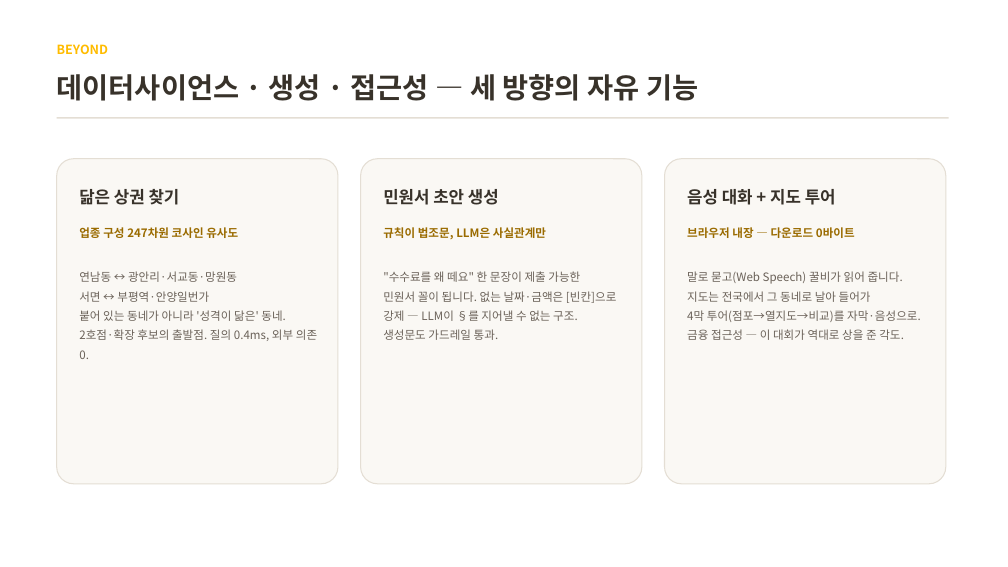
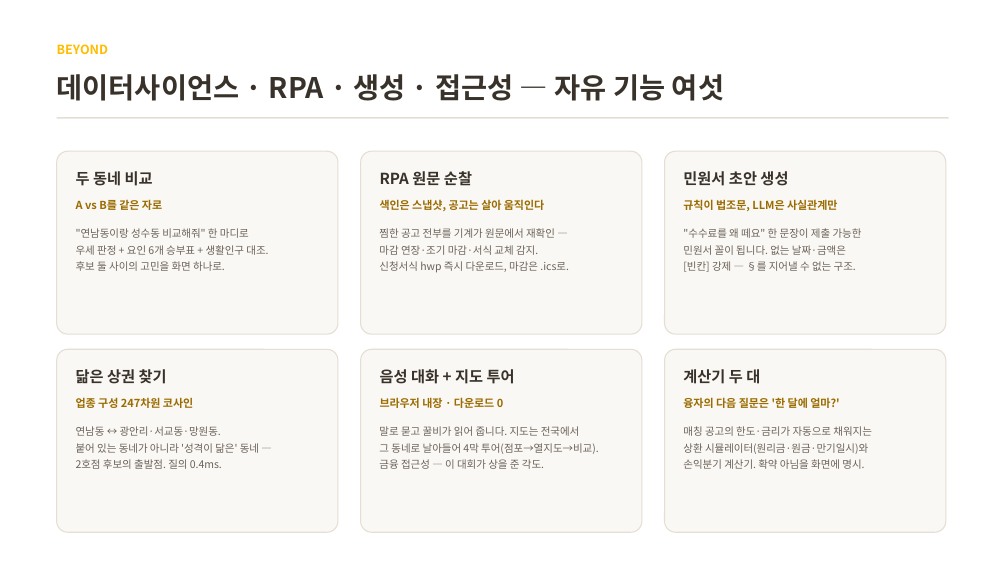
Before and after one commit to BioCode67/kb-kkulbee-smallbiz-multiagent, a slide deck: slide 9 of docs/꿀비_기술설명서.pptx. Drawn at 1008x567 pixels with LibreOffice and Linux fonts; fonts in the diff are those of the drawing. Boxes give left, top, right and bottom in pixels: in the first picture for what was removed or moved away, otherwise in the second. Text is boxed around its words. In the diff, an @@ line names an element or a change of style, - is before the commit and + after.

```diff
--- a/docs/꿀비_기술설명서.pptx
+++ b/docs/꿀비_기술설명서.pptx
@@ text at (57,74,724,101): text changed @@
-데이터사이언스 · 생성 · 접근성 — 세 방향의 자유 기능
+데이터사이언스 · RPA · 생성 · 접근성 — 자유 기능 여섯
@@ rounded rectangle: place and size @@
-rounded rectangle at (57,159,338,484)
+rounded rectangle at (57,151,338,334)
@@ text added at (76,171,153,186), 14.5 pt, text #38322A, bold @@
+두 동네 비교
@@ rounded rectangle: place and size @@
-rounded rectangle at (361,159,642,484)
+rounded rectangle at (361,151,642,334)
@@ text added at (380,171,472,186), 14.5 pt, text #38322A, bold @@
+RPA 원문 순찰
@@ rounded rectangle: place and size @@
-rounded rectangle at (665,159,946,484)
+rounded rectangle at (665,151,946,334)
@@ text "민원서 초안 생성": place and size @@
-text "민원서 초안 생성" at (383,189,499,205)
+text "민원서 초안 생성" at (683,171,788,186)
@@ text added at (76,199,162,210), 10.5 pt, text #9A6B00, bold @@
+A vs B를 같은 자로
@@ text added at (380,199,544,211), 10.5 pt, text #9A6B00, bold @@
+색인은 스냅샷, 공고는 살아 움직인다
@@ text "규칙이 법조문, LLM은 사실관계만": place and size @@
-text "규칙이 법조문, LLM은 사실관계만" at (383,227,546,239)
+text "규칙이 법조문, LLM은 사실관계만" at (683,199,837,211)
@@ text "규칙이 법조문, LLM은 사실관계만" at (683,199,837,211): size 11 to 10.5 pt @@
@@ text added at (76,228,268,271), 10 pt, text #6B6259 @@
+"연남동이랑 성수동 비교해줘" 한 마디로
+우세 판정 + 요인 6개 승부표 + 생활인구 대조.
+후보 둘 사이의 고민을 화면 하나로.
@@ text added at (379,228,569,273), 10 pt, text #6B6259 @@
+찜한 공고 전부를 기계가 원문에서 재확인 —
+마감 연장·조기 마감·서식 교체 감지.
+신청서식 hwp 즉시 다운로드, 마감은 .ics로.
@@ text at (683,228,862,238): size 11 to 10 pt in ""수수료를 왜 떼요" 한 문장이 제출 가능한"; line spacing 1.4 to 1.32 @@
@@ text ""수수료를 왜 떼요" 한 문장이 ...": place and size @@
-text ""수수료를 왜 떼요" 한 문장이 ..." at (383,271,616,340)
+text ""수수료를 왜 떼요" 한 문장이 ..." at (683,228,862,272)
@@ text at (683,245,856,272): text changed; size 11 to 10 pt @@
-민원서 꼴이 됩니다. 없는 날짜·금액은 [빈칸]으로
-강제 — LLM이 §를 지어낼 수 없는 구조.
-생성문도 가드레일 통과.
+민원서 꼴이 됩니다. 없는 날짜·금액은
+[빈칸] 강제 — §를 지어낼 수 없는 구조.
@@ rounded rectangle added at (57,349,338,532), fill #FAF8F4, outline #E4DED4 1 pt @@
@@ rounded rectangle added at (361,349,642,532), fill #FAF8F4, outline #E4DED4 1 pt @@
@@ rounded rectangle added at (665,349,946,532), fill #FAF8F4, outline #E4DED4 1 pt @@
@@ text "닮은 상권 찾기": place and size @@
-text "닮은 상권 찾기" at (79,189,180,205)
+text "닮은 상권 찾기" at (76,369,167,384)
@@ size 16 to 14.5 pt in 3 elements at (76,369,167,384), (683,171,788,186), (380,369,515,384) @@
@@ text "음성 대화 + 지도 투어": place and size @@
-text "음성 대화 + 지도 투어" at (687,189,836,205)
+text "음성 대화 + 지도 투어" at (380,369,515,384)
@@ text added at (683,369,760,384), 14.5 pt, text #38322A, bold @@
+계산기 두 대
@@ text at (76,397,193,408): text changed; size 11 to 10.5 pt @@
-업종 구성 247차원 코사인 유사도
+업종 구성 247차원 코사인
@@ text at (380,397,503,408): text changed; size 11 to 10.5 pt @@
-브라우저 내장 — 다운로드 0바이트
+브라우저 내장 · 다운로드 0
@@ text added at (683,397,839,408), 10.5 pt, text #9A6B00, bold @@
+융자의 다음 질문은 '한 달에 얼마?'
@@ text at (76,426,259,469): text changed; size 11 to 10 pt @@
-연남동 ↔ 광안리·서교동·망원동
-서면 ↔ 부평역·안양일번가
-붙어 있는 동네가 아니라 '성격이 닮은' 동네.
-2호점·확장 후보의 출발점. 질의 0.4ms, 외부 의존 0.
+연남동 ↔ 광안리·서교동·망원동.
+붙어 있는 동네가 아니라 '성격이 닮은' 동네 —
+2호점 후보의 출발점. 질의 0.4ms.
@@ text at (379,426,598,469): text changed; size 11 to 10 pt @@
-말로 묻고(Web Speech) 꿀비가 읽어 줍니다.
-지도는 전국에서 그 동네로 날아 들어가
-4막 투어(점포→열지도→비교)를 자막·음성으로.
-금융 접근성 — 이 대회가 역대로 상을 준 각도.
+말로 묻고 꿀비가 읽어 줍니다. 지도는 전국에서
+그 동네로 날아들어 4막 투어(점포→열지도→비교).
+금융 접근성 — 이 대회가 상을 준 각도.
@@ text added at (683,426,872,469), 10 pt, text #6B6259 @@
+매칭 공고의 한도·금리가 자동으로 채워지는
+상환 시뮬레이터(원리금·원금·만기일시)와
+손익분기 계산기. 확약 아님을 화면에 명시.
```
Also in this commit, not shown: 6 other files.
